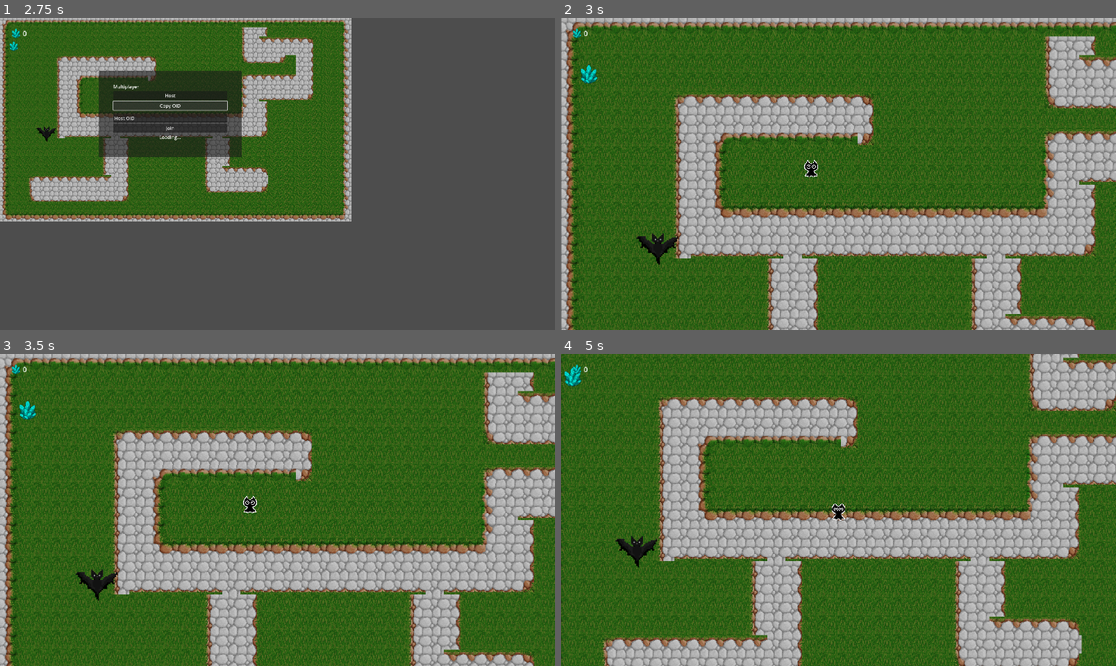
Above: before the commit, frames 1-4 (two rows, left to right).
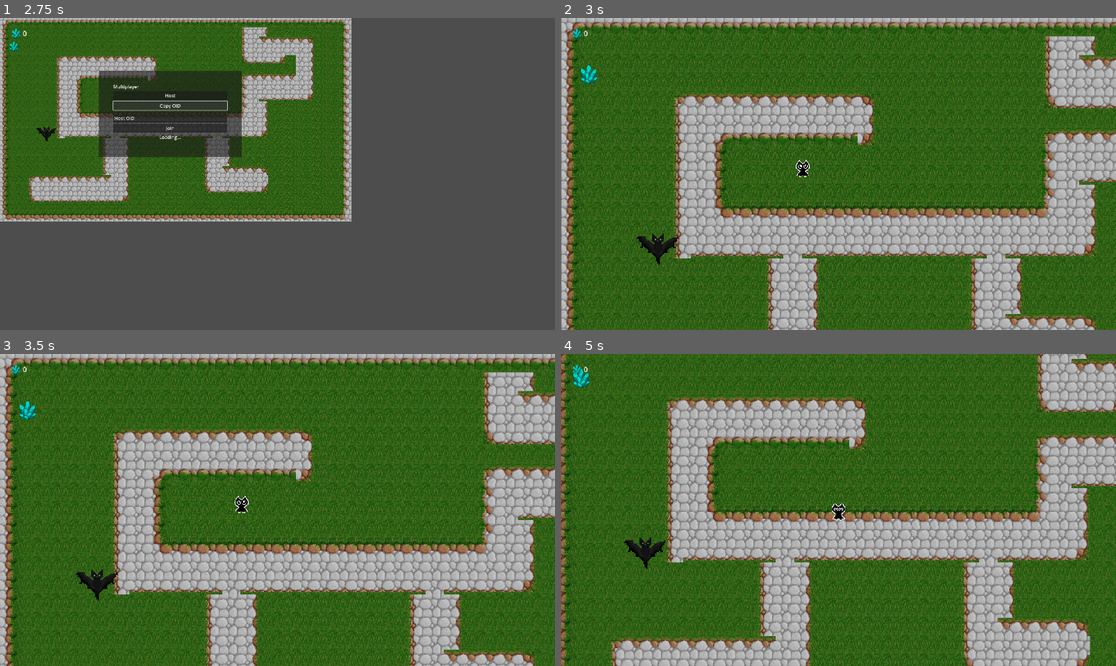
Above: after the commit, the same moments.

Repository: royalcaster/split-souls
Game: Godot game, scene res://scenes/ui/MainMenu.tscn
The game is run twice, just before and just after one commit, with the same random seed, the same clock (stepped at 60 frames per second) and the same inputs.
Inputs:
- Up to frame 1 (2.75 s): click "Play" at 0.5 s; click "Play" at 1.25 s; click "Copy OID" at 2 s
- Up to frame 2 (3 s): click "Host" at 2.75 s
- Up to frame 3 (3.5 s): no input
- Up to frame 4 (5 s): hold Right (move_right) 3.53-4.28 s; hold S (move_down) from 4.28 s (still down)

Frame 1 is identical in both runs. In frame 2, 0.2% of the frame differs, in the area x 42-47%, y 45-52%; in frame 3, 0.2%; in frame 4, 42%, in the area x 0-100%, y 0-100%.

Commit message:
Problem fix
Node enemie_bat in game scene deleted (is now instantiated in the game script)

Diff:
--- a/scenes/game/Game.tscn
+++ b/scenes/game/Game.tscn
@@ -1,8 +1,7 @@
-[gd_scene load_steps=8 format=4 uid="uid://dur7c4brk3lfn"]
+[gd_scene load_steps=7 format=4 uid="uid://dur7c4brk3lfn"]
 
 [ext_resource type="Script" uid="uid://i8ggtmu8am1a" path="res://src/Game.gd" id="1_klkup"]
 [ext_resource type="Texture2D" uid="uid://ce7fx7e0blrxk" path="res://assets/tiles/test_tiles.png" id="3_7qcb4"]
-[ext_resource type="PackedScene" uid="uid://byixxiqjq0w47" path="res://scenes/enemies/enemie_bat.tscn" id="3_vrspl"]
 [ext_resource type="PackedScene" uid="uid://bexnn5kewhjq8" path="res://scenes/game/hud.tscn" id="4_7qcb4"]
 [ext_resource type="Script" uid="uid://b2chkqk10vxpw" path="res://src/hud.gd" id="5_lyhax"]
 
@@ -2417,11 +2416,6 @@
 _spawnable_scenes = PackedStringArray("uid://b184syehau03x", "uid://jg5nc8arumat")
 spawn_path = NodePath("..")
 
-[node name="EnemieBat" parent="." instance=ExtResource("3_vrspl")]
-visible = false
-position = Vector2(410, 249)
-scale = Vector2(0.9, 0.9)
-
 [node name="Multiplayer" type="Control" parent="."]
 layout_mode = 3
 anchors_preset = 8
--- a/src/base_player.gd
+++ b/src/base_player.gd
@@ -39,8 +39,8 @@
 func _physics_process(delta):
 	if not is_multiplayer_authority():
 		return
+	move_and_slide()
 	handleInput()
-	move_and_slide()
 	updateAnimation()
 
 func is_player():
